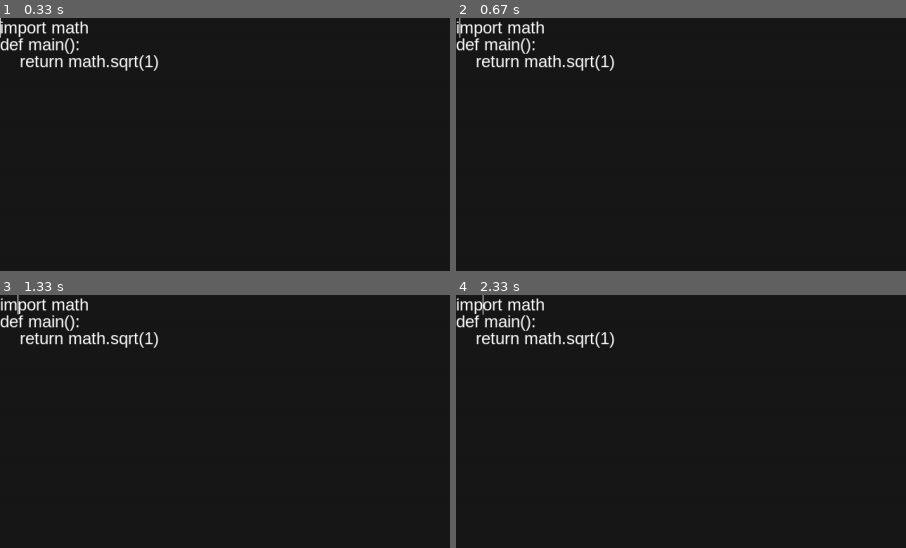
Above: before the commit, frames 1-4 (two rows, left to right).
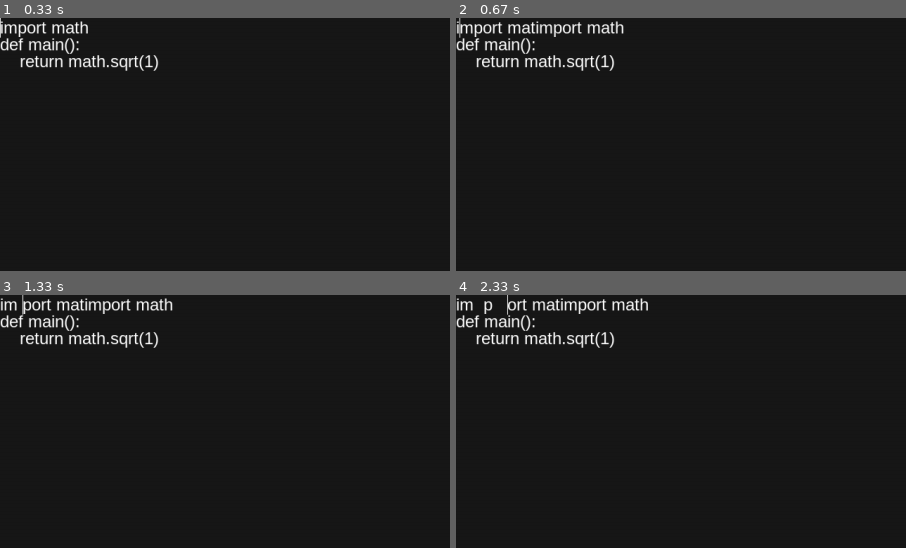
Above: after the commit, the same moments.

Repository: jonasek369/pygame-text-editor
Game: pygame game, started from main.py
Same seed, same stepped clock (60 frames per second), same inputs: the game is played once before the commit and once after it.
Inputs:
- Up to frame 1 (0.33 s): no input
- Up to frame 2 (0.67 s): hold Backspace from 0.33 s (still down); hold Right from 0.33 s (still down)
- Up to frame 3 (1.33 s): release Backspace at 0.8 s; release Right at 0.8 s; tap Space at 0.83, 1.23 s; hold Backspace from 1.17 s (still down); hold Right from 1.17 s (still down)
- Up to frame 4 (2.33 s): tap Space at 1.53, 1.73, 2.03, 2.23 s; release Backspace at 1.63 s; release Right at 1.63 s; hold Right 1.67-2.13 s; hold Up from 2.17 s (still down)
The pictures show only the part of the screen within x 0-50%, y 0-50%; the shares and areas given below are measured in that part.

Frame 1 is identical in both runs. In frame 2, 0.5% of the frame differs, in the area x 17-38%, y 1-8%; in frame 3, 1.0%; in frame 4, 1.1%, in the area x 4-43%, y 0-8%.

Commit message:
added possibility to type and remove characters

Diff:
--- a/main.py
+++ b/main.py
@@ -101,7 +101,9 @@
             self.screen.blit(render, (0, pos * size))
 
     def handle_texinput_event(self, event: pygame.event.Event):
-        pass
+        self.buffer.data[self.cursor.pos.y] = self.buffer.data[self.cursor.pos.y][:self.cursor.pos.x] + event.text + \
+                                              self.buffer.data[self.cursor.pos.y][self.cursor.pos.x:]
+        self.cursor.pos.x += 1
 
     def handle_key_event(self, event: pygame.event.Event):
         if event.key == pygame.K_UP:
@@ -111,7 +113,7 @@
             self.cursor.pos.y += 1
 
         # add newline to the buffer
-        for i in range(self.cursor.pos.y - len(self.buffer.data)+1):
+        for i in range(self.cursor.pos.y - len(self.buffer.data) + 1):
             self.buffer.data.append("")
 
         if event.key == pygame.K_LEFT:
@@ -120,6 +122,17 @@
         if event.key == pygame.K_RIGHT:
             if len(self.buffer.data[self.cursor.pos.y]) >= self.cursor.pos.x + 1:
                 self.cursor.pos.x += 1
+
+        if event.key == pygame.K_BACKSPACE:
+            if self.cursor.pos.x == 0 and self.cursor.pos.y != 0:
+                self.buffer.data.pop(self.cursor.pos.y)
+                self.cursor.pos.y -= 1
+                self.cursor.pos.x = len(self.buffer.data[self.cursor.pos.y])
+            else:
+                self.buffer.data[self.cursor.pos.y] = self.buffer.data[self.cursor.pos.y][:self.cursor.pos.x-1] + \
+                                                      self.buffer.data[self.cursor.pos.y][self.cursor.pos.x:]
+                if not self.cursor.pos.x <= 0:
+                    self.cursor.pos.x -= 1
 
     def loop(self):
         while self.running:
